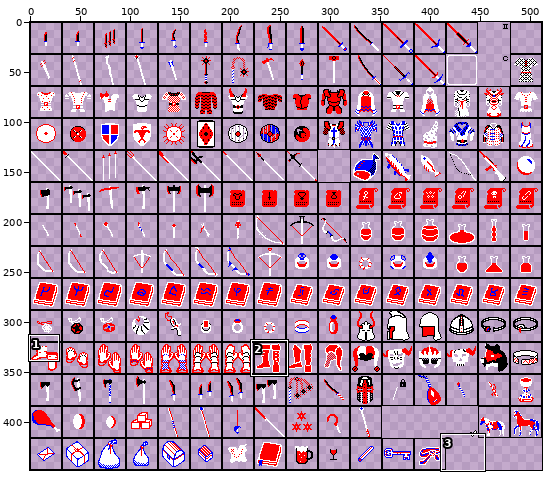
Edited in one commit: sprite sheet (resources/sprites/items.png). Above, an overview of the earlier version with the close-up marked.
Close-up. Before the commit:
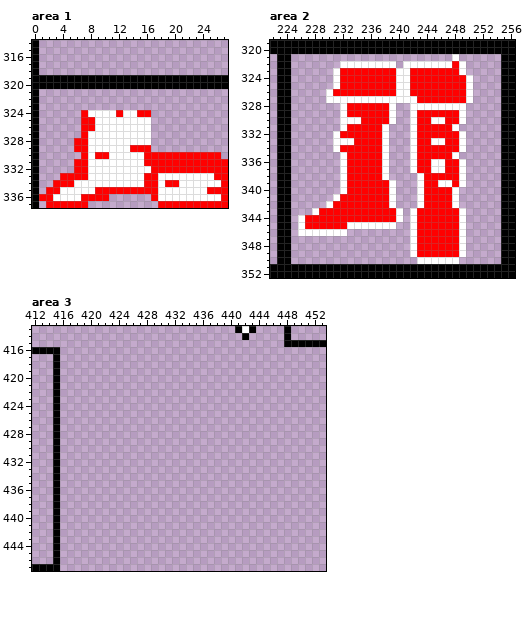
The file is 512x448 pixels. Pixels under 10% opacity are left out. Colours within 5 levels of each other are drawn and written as one. Shown: area 1: x 0..27, y 314..337; area 2: x 222..256, y 319..352; area 3: x 412..453, y 413..447.
After the commit:
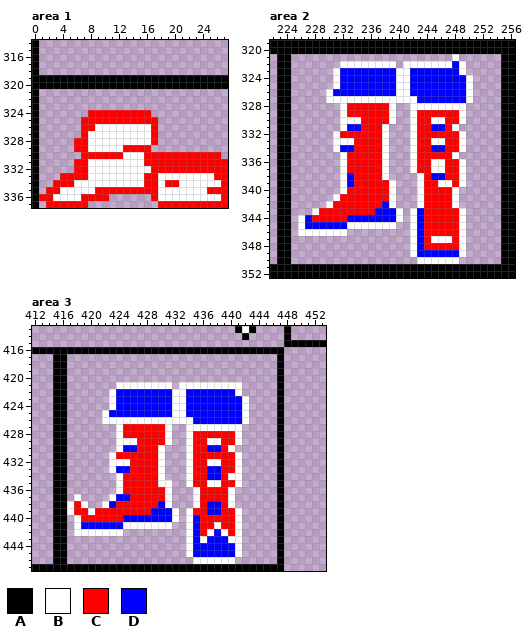
Palette (. is transparent): A #000000  B #ffffff  C #ff0000  D #0000ff
Diff:
Changed rows in their new state; - is an unchanged pixel.
Area 1:
first column x 7:
324 .CCCC-CC---
325 --CCCCCCCCC
326 ----------C
327 ----------C
328 ----------C
329 ------C----
330 -C--CC-----
Area 2:
first column x 231:
322 -----------------D-
323 -DDDDDDDD--DDDDDDD-
324 -DDDDDDDD--DDDDDDDD
325 -DDDDDDDD--DDDDDDDD
326 DDDDDDDDD--DDDDDDDD
327 ------------DDDDDDD
first column x 232:
331 -DD----------DD
334 DD-----------DD
first column x 227:
338 ------D-----------DD--
339 ------D---------------
342 -----------D----------
343 ----------DDD---D-----
344 D-----DDDDDDD---D-----
345 DDDDDD----------D-----
346 ----------------D-----
347 ----------------D-BBB-
348 ----------------D-----
349 ----------------DDDDDD
Area 3:
first column x 416:
416 AAAAAAAAAAAAAAAAAAAAAAAAAAAAAAAA
417 A------------------------------A
418 A------------------------------A
419 A------------------------------A
420 A------------------------------A
421 A-------BBBBBBBB-BBBBBBBBB-----A
422 A------BDDDDDDDDBBDDDDDDDB-----A
423 A------BDDDDDDDDBBDDDDDDDDB----A
424 A------BDDDDDDDDBBDDDDDDDDB----A
425 A-----BDDDDDDDDDBBDDDDDDDDB----A
426 A-----BBBBBBBBBBBBBDDDDDDDB----A
427 A-------BCCCCCCB--BBBBBBBB-----A
428 A-------BCCCCCCB--BCCCCCCB-----A
429 A-------BBBCCCCB--BCCBBCCB-----A
430 A-------BDDCCCB---BCCDDCB------A
431 A------BCCCCCCB---BCCCCCCB-----A
432 A------BBBCCCCB---BCCBBCCB-----A
433 A------BDDCCCCB---BCCDDCCB-----A
434 A-------BCCCCCB---BCCDDCBB-----A
435 A-------BCCCCCBB--BCCBBCCB-----A
436 A-------BCCCCCCB---BCCCCB------A
437 A-B----BDDCCCCCB---BCCCCB------A
438 ABCB--BDCCCCCCDB---BCDDCB------A
439 ABCCBCCCCCCCCDDDB-BCCDDCCB-----A
440 A-BCCCCCCDDDDDDDB-BDCCCCCB-----A
441 A-BDDDDDDBBBBBBB--BDCCBCCB-----A
442 A-BBBBBBB---------BDCBDBCB-----A
443 A-----------------BDBDDDBB-----A
444 A-----------------BDDDDDDB-----A
445 A-----------------BDDDDDDB-----A
446 A------------------BBBBBB------A
447 AAAAAAAAAAAAAAAAAAAAAAAAAAAAAAAA
Boxes around the changes in both close-ups, in picture pixels (x1, y1, x2, y2):
changed: (81, 110, 158, 159)
changed: (333, 61, 466, 103)
changed: (340, 124, 361, 187)
changed: (431, 124, 445, 180)
changed: (305, 201, 396, 229)
changed: (417, 208, 459, 257)
added: (60, 347, 284, 571)
